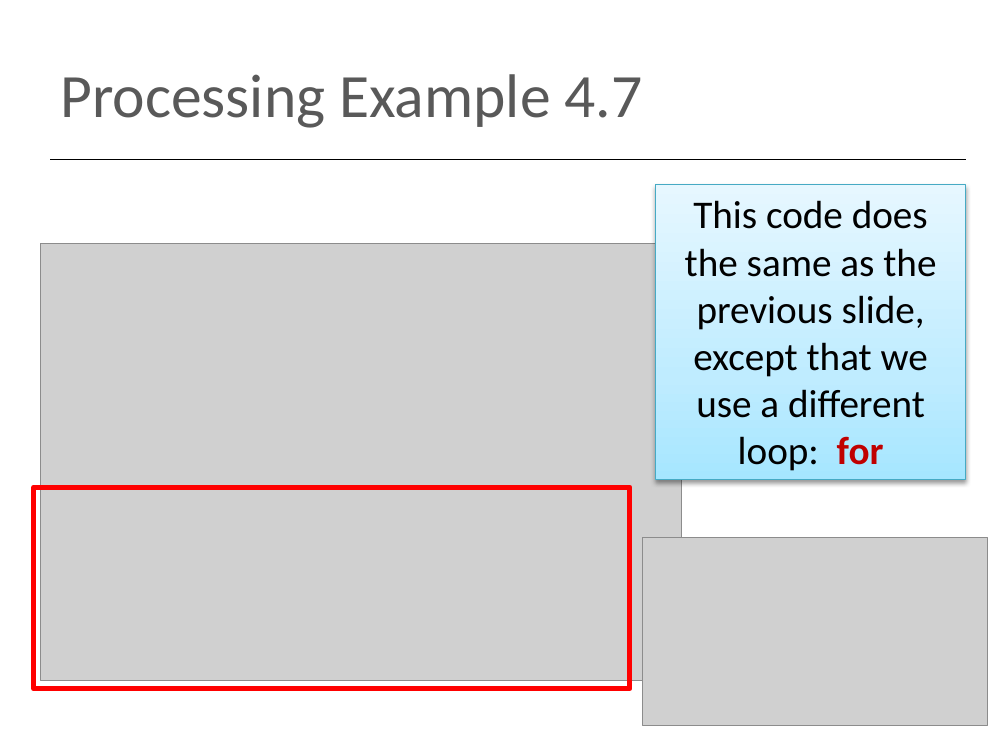
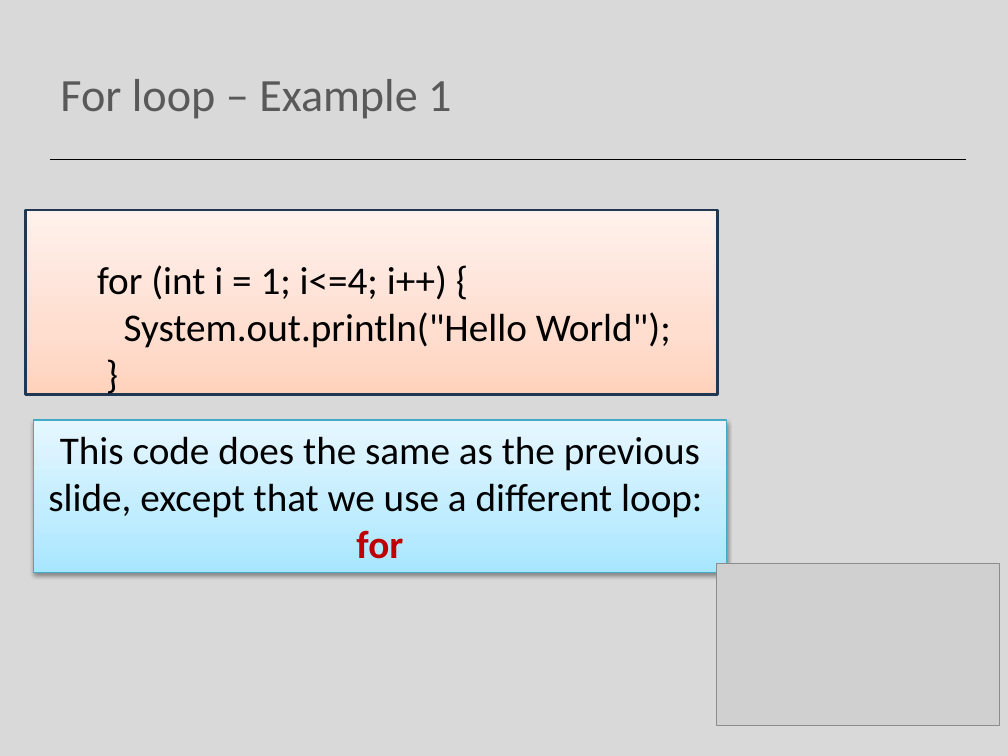
Before and after one commit to Programming-Fundamentals-SETU/prog-fund-1-sept-25, a slide deck: slide 6 of topic05-loops/unit-1-lectures/talk-2-iteration-for/b-iteration-for.pptx (slide 5 before the commit). Drawn at 1008x756 pixels with LibreOffice and Linux fonts; fonts in the diff are those of the drawing; grey boxes stand for pictures. Boxes give left, top, right and bottom in pixels: in the first picture for what was removed or moved away, otherwise in the second. Text is boxed around its words. In the diff, an @@ line names an element or a change of style, - is before the commit and + after.

```diff
--- a/topic05-loops/unit-1-lectures/talk-2-iteration-for/b-iteration-for.pptx
+++ b/topic05-loops/unit-1-lectures/talk-2-iteration-for/b-iteration-for.pptx
@@ background #FFFFFF to #D9D9D9 @@
@@ title at [60,79,451,119]: text changed; size 44 to 33 pt @@
-Processing Example 4.7
+For loop – Example 1
@@ rectangle added at [25,210,718,394], fill gradient #FFD2BD to #FFDED0 to #FFF2ED, outline #233953 2 pt, 28 pt, text #000000 @@
+for (int i = 1; i<=4; i++) {
+System.out.println("Hello World");
+}
@@ picture removed at [40,244,681,680] @@
@@ rectangle "This code does the same ...": place and size @@
-rectangle "This code does the same ..." at [655,184,966,480]
+rectangle "This code does the same ..." at [33,420,726,573]
@@ rectangle removed at [33,487,630,688] @@
@@ picture: place and size @@
-picture at [642,537,987,725]
+picture at [717,563,1000,726]
```
Also in this commit, not shown: 15 other slides changed, 4 slides added, 17 slides removed, 6 other files.
